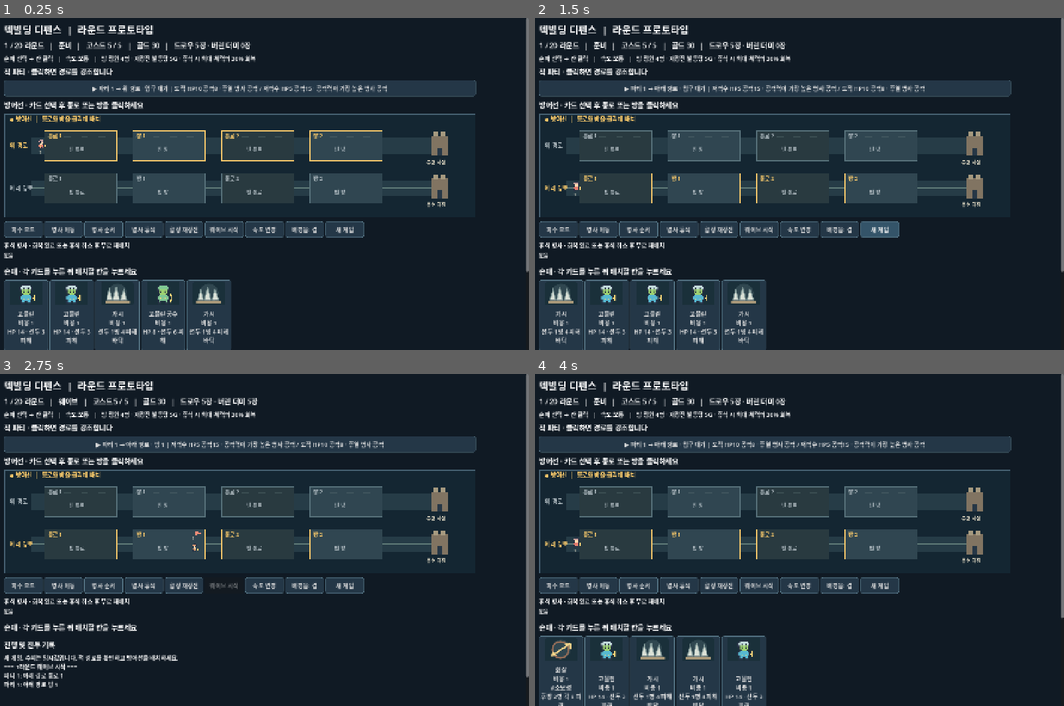
Above: before the commit, frames 1-4 (two rows, left to right).
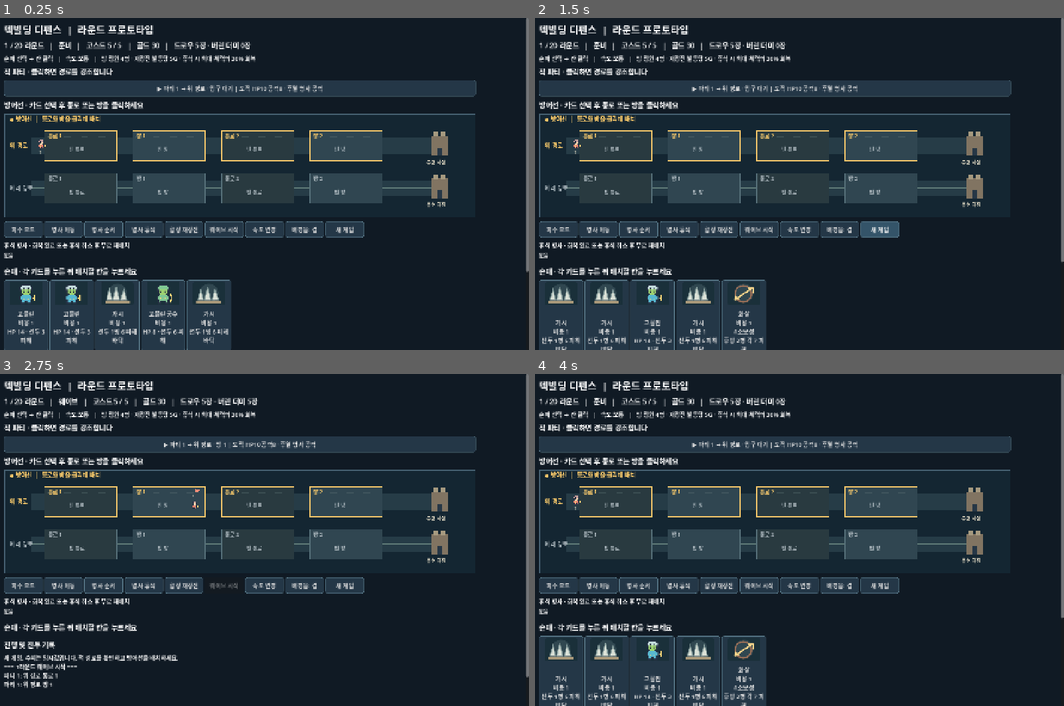
Above: after the commit, the same moments.

Repository: m16sk69-byte/DECK-BUILDING
Game: Godot game, scene res://main.tscn
Two runs of this game, one before a commit and one after it. Both use one fixed random seed, a clock stepped at 60 frames per second and the inputs below.
Inputs:
- Up to frame 1 (0.25 s): no input
- Up to frame 2 (1.5 s): click "웨이브 시작" at 0.5 s; click "새 게임" at 1.25 s
- Up to frame 3 (2.75 s): click "웨이브 시작" at 2 s
- Up to frame 4 (4 s): click "새 게임" at 2.75 s; click "▶ 파티 1 → 아래 경로 · 입구 대기 | 도적 H…" (after the commit: "▶ 파티 1 → 위 경로 · 입구 대기 | 도적 HP…") at 3.5 s

The runs differ from the first frame. In frame 1, 0.6% of the frame differs, in the area x 17-74%, y 20-96%; in frame 2, 3.2%, in the area x 1-100%, y 20-100%; in frame 3, 1.6%; in frame 4, 2.9%.

Commit message:
Use hidden round budgets for enemy parties

Diff:
--- a/check_prototype.gd
+++ b/check_prototype.gd
@@ -143,8 +143,20 @@
 	assert(game.ENEMY_TYPES["도적"].hp == 10 and game.ENEMY_TYPES["도적"].attack == 8)
 	assert(game.ENEMY_TYPES["방패병"].hp == 20 and game.ENEMY_TYPES["방패병"].attack == 2)
 	assert(game.ENEMY_TYPES["저격수"].hp == 5 and game.ENEMY_TYPES["저격수"].attack == 15)
+	assert(game.ENEMY_BUDGETS == [1, 2, 2, 2, 5, 3, 3, 4, 4, 8, 5, 5, 6, 6, 10, 7, 7, 8, 8, 20])
+	for test_round in range(1, 21):
+		game.round_number = test_round
+		for trial in range(20):
+			game._generate_parties()
+			var total_cost := 0
+			assert(game.parties.size() >= 1 and game.parties.size() <= 3)
+			for party in game.parties:
+				assert(party.units.size() >= 1 and party.units.size() <= 4)
+				for unit in party.units: total_cost += unit.enemy_cost
+			assert(total_cost == game.ENEMY_BUDGETS[test_round - 1])
 	game.round_number = 5
 	game._generate_parties()
+	assert(game.parties.size() == 1)
 	var boss_units: Array = game.parties[0].units
 	assert(boss_units.map(func(unit): return unit.name) == ["기사", "기사", "동국의 검사"])
 	assert(boss_units[0].hp == 24 and boss_units[0].attack == 6)
@@ -204,7 +216,7 @@
 	var test_party = {"lane":0, "units":[{"name":"적", "hp":100, "attack":1}]}
 	game._apply_traps(test_party, 0)
 	game._apply_traps(test_party, 0)
-	assert(trap.hits == 2 and test_party.units[0].hp == 92)
+	assert(trap.hits == 2 and test_party.units[0].hp == 88)
 	trap.active = false
 	game.gold = 10
 	game._slot_pressed(0, 0, false)
@@ -276,7 +288,7 @@
 	var first_party = {"lane":0, "units":[{"name":"앞", "hp":20}, {"name":"중간", "hp":20}, {"name":"뒤", "hp":20}]}
 	var second_party = {"lane":0, "units":[{"name":"혼자", "hp":20}]}
 	game._apply_traps(first_party, 0)
-	assert(first_party.units[0].hp == 20 and first_party.units[1].hp == 12 and first_party.units[2].hp == 12)
+	assert(first_party.units[0].hp == 20 and first_party.units[1].hp == 13 and first_party.units[2].hp == 13)
 	assert(not arrows.active and arrows.hits == 1)
 	game._apply_traps(second_party, 0)
 	assert(second_party.units[0].hp == 20 and arrows.hits == 1)
@@ -284,7 +296,7 @@
 	game._slot_pressed(0, 0, false)
 	assert(arrows.active and arrows.hits == 0 and game.gold == 25)
 	game._apply_traps(second_party, 0)
-	assert(second_party.units[0].hp == 12 and not arrows.active)
+	assert(second_party.units[0].hp == 13 and not arrows.active)
 	var rocks = {"name":"낙석", "active":true, "hits":0, "placed_round":1}
 	game.lanes[0].traps[1].append(rocks)
 	var rock_party = {"lane":0, "units":[{"name":"앞", "hp":20}, {"name":"뒤", "hp":20}]}
--- a/main.gd
+++ b/main.gd
@@ -2,8 +2,8 @@
 
 # Prototype values; see README for the assumptions behind them.
 const CARDS = {
-	"가시": {"type":"trap", "slot":"바닥", "cost":1, "damage":4, "consumable":false, "description":"선두 1명 4 피해"},
-	"화살": {"type":"trap", "slot":"벽", "cost":1, "damage":8, "consumable":true, "description":"#소모성\n후방 2명 각 8 피해"},
+	"가시": {"type":"trap", "slot":"바닥", "cost":1, "damage":6, "consumable":false, "description":"선두 1명 6 피해"},
+	"화살": {"type":"trap", "slot":"벽", "cost":1, "damage":7, "consumable":true, "description":"#소모성\n후방 2명 각 7 피해"},
 	"낙석": {"type":"trap", "slot":"천장", "cost":2, "damage":8, "consumable":true, "description":"#소모성\n적 전체 각 8 피해"},
 	"고블린": {"type":"soldier", "cost":1, "hp":14, "attack":3, "description":"HP 14 · 선두 3 피해"},
 	"고블린 궁수": {"type":"soldier", "cost":1, "hp":8, "attack":6, "description":"HP 8 · 선두 6 피해"},
@@ -13,10 +13,11 @@
 	"마법사": {"type":"soldier", "cost":2, "hp":14, "attack":4, "area_attack":true, "description":"HP 14 · 전체 4 피해"},
 }
 const ENEMY_TYPES = {
-	"도적": {"hp":10, "attack":8, "targeting":"rear", "description":"후열 병사 공격"},
-	"방패병": {"hp":20, "attack":2, "targeting":"front", "description":"선두 병사 공격"},
-	"저격수": {"hp":5, "attack":15, "targeting":"highest_attack", "description":"공격력이 가장 높은 병사 공격"},
+	"도적": {"hp":10, "attack":8, "enemy_cost":1, "targeting":"rear", "description":"후열 병사 공격"},
+	"방패병": {"hp":20, "attack":2, "enemy_cost":2, "targeting":"front", "description":"선두 병사 공격"},
+	"저격수": {"hp":5, "attack":15, "enemy_cost":2, "targeting":"highest_attack", "description":"공격력이 가장 높은 병사 공격"},
 }
+const ENEMY_BUDGETS := [1, 2, 2, 2, 5, 3, 3, 4, 4, 8, 5, 5, 6, 6, 10, 7, 7, 8, 8, 20]
 const TEST_KNIGHT_HP := 24
 const TEST_KNIGHT_ATTACK := 6
 const COST_DRAW_RELIC = "유물(임시): 최대 코스트 +1 · 드로우 -1"
@@ -351,25 +352,38 @@
 
 func _generate_parties() -> void:
 	parties.clear()
-	var count := 1 if round_number < 3 else (2 if round_number < 11 else 3)
+	var remaining: int = ENEMY_BUDGETS[clampi(round_number, 1, 20) - 1]
+	var units: Array = []
+	if round_number == 5:
+		for i in range(2):
+			units.append({"name":"기사", "hp":TEST_KNIGHT_HP, "max_hp":TEST_KNIGHT_HP, "attack":TEST_KNIGHT_ATTACK, "enemy_cost":1, "targeting":"front", "description":"선두 병사 공격 · 수치 시험용"})
+		units.append({"name":"동국의 검사", "hp":50, "max_hp":50, "attack":10, "enemy_cost":3, "targeting":"front", "description":"두 번째 공격마다 공격력 +5 후 공격", "attack_count":0, "attack_boost_interval":2, "attack_boost":5})
+		remaining -= 5
+	elif round_number % 5 == 0:
+		units.append({"name":"보스", "hp":24 + round_number * 2, "max_hp":24 + round_number * 2, "attack":5 + int(round_number / 5), "enemy_cost":4, "description":"임시 보스"})
+		remaining -= 4
+	# Fill the hidden round budget while reserving enough room for cost-2 enemies.
+	while remaining > 0 and units.size() < 12:
+		var eligible: Array = []
+		var slots_after: int = 12 - units.size() - 1
+		for role in ENEMY_TYPES:
+			var unit_cost: int = ENEMY_TYPES[role].enemy_cost
+			if unit_cost <= remaining and remaining - unit_cost <= slots_after * 2: eligible.append(role)
+		if eligible.is_empty(): break
+		var role: String = eligible[rng.randi_range(0, eligible.size() - 1)]
+		var enemy: Dictionary = ENEMY_TYPES[role].duplicate(true)
+		enemy["name"] = role
+		enemy["max_hp"] = enemy.hp
+		units.append(enemy)
+		remaining -= enemy.enemy_cost
+	var desired_count := 1 if round_number < 3 else (2 if round_number < 11 else 3)
+	var count := 1 if round_number == 5 else mini(units.size(), maxi(desired_count, ceili(units.size() / 4.0)))
 	for p in range(count):
-		var units := []
-		if round_number == 5 and p == 0:
-			for i in range(2):
-				units.append({"name":"기사", "hp":TEST_KNIGHT_HP, "max_hp":TEST_KNIGHT_HP, "attack":TEST_KNIGHT_ATTACK, "targeting":"front", "description":"선두 병사 공격 · 수치 시험용"})
-			units.append({"name":"동국의 검사", "hp":50, "max_hp":50, "attack":10, "targeting":"front", "description":"두 번째 공격마다 공격력 +5 후 공격", "attack_count":0, "attack_boost_interval":2, "attack_boost":5})
-		else:
-			var enemy_count := mini(4, 2 + int(round_number / 6))
-			var roles := ENEMY_TYPES.keys()
-			for i in range(enemy_count):
-				var role: String = roles[rng.randi_range(0, roles.size() - 1)]
-				var enemy: Dictionary = ENEMY_TYPES[role].duplicate(true)
-				enemy["name"] = role
-				enemy["max_hp"] = enemy.hp
-				units.append(enemy)
-			if round_number % 5 == 0 and p == 0:
-				units[0] = {"name":"보스", "hp":24 + round_number * 2, "max_hp":24 + round_number * 2, "attack":5 + int(round_number / 5), "description":"임시 보스"}
-		parties.append({"lane":rng.randi_range(0, 1), "units":units, "pos":-1, "done":false})
+		parties.append({"lane":rng.randi_range(0, 1), "units":[], "pos":-1, "done":false})
+	if round_number == 5:
+		parties[0].units.append_array(units)
+	else:
+		for i in range(units.size()): parties[i % count].units.append(units[i])
 	selected_party = 0
 
 func _set_mode(value: String) -> void:
Not shown, changed: CLOUD_HANDOFF.md
Not shown, changed: GAME_DESIGN.md
